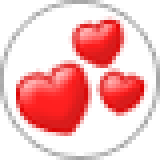
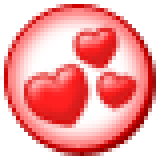
Before/after of a 160px x 160px layered artwork. What changed in the layer stack:
painted on "Слой 0" over [16, 16, 148, 136]
painted on "Фигура 67" over [0, 0, 156, 156]
